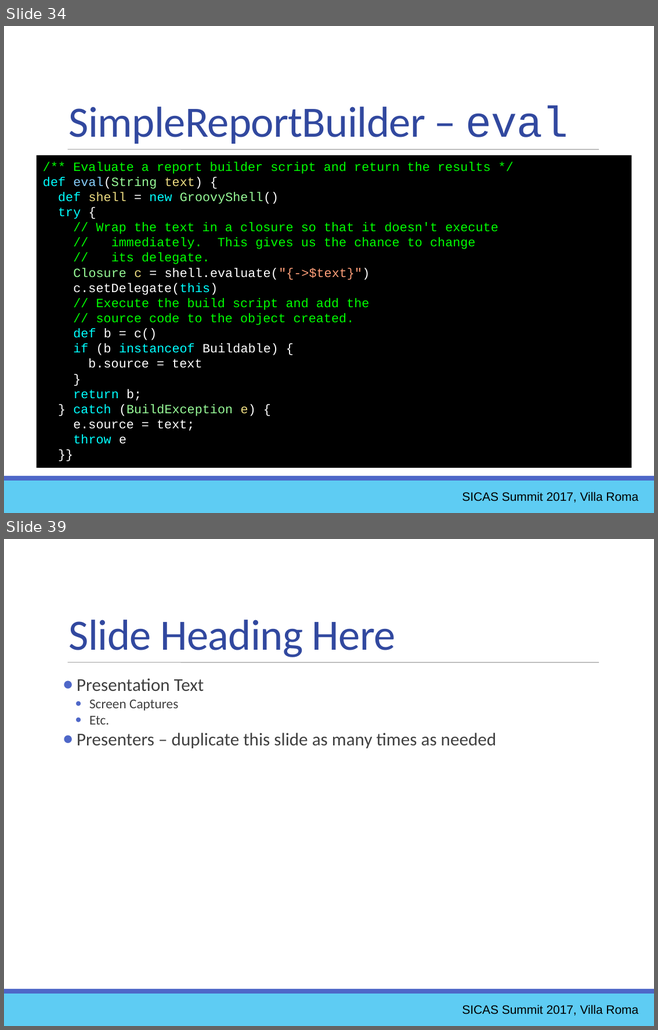
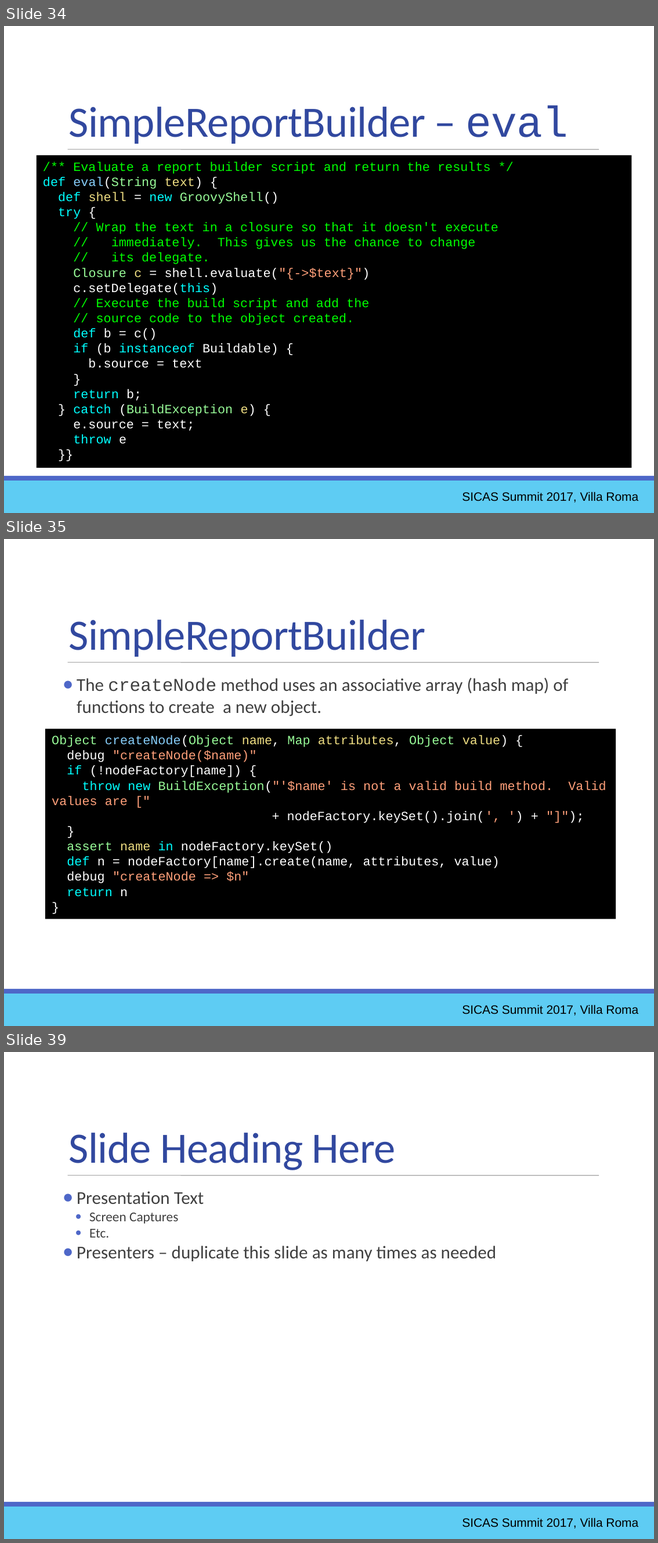
Before and after one commit to ewcole/simple_report, a slide deck: docs/SICAS_2017/Cole_Drop-In Reporting with Groovy.pptx. Shown one above the other, each under a label of ours: slides 34 and 39 before the commit, slides 34, 35 and 39 after it; the slides between them are not shown. The pictures are 658x1030 and 658x1543 pixels, drawn with LibreOffice and Linux fonts; fonts in the diff are those of the drawing. Boxes give left, top, right and bottom in pixels: in the first picture for what was removed or moved away, otherwise in the second. Text is boxed around its words. In the diff, an @@ line names an element or a change of style, - is before the commit and + after.

```diff
--- a/docs/SICAS_2017/Cole_Drop-In Reporting with Groovy.pptx
+++ b/docs/SICAS_2017/Cole_Drop-In Reporting with Groovy.pptx
@@ slide 35 added at bbox=[4, 539, 654, 1026], background #FFFFFF; not listed: 3 template elements that a slide beside it also shows @@
@@ text added at bbox=[69, 620, 425, 657], 48 pt, text #31489F @@
+SimpleReportBuilder
@@ text added at bbox=[76, 678, 568, 716], 20 pt, text #404040 @@
+● The createNode method uses an associative array (hash map) of functions to create a new object.
@@ rectangle added at bbox=[46, 729, 616, 919], fill #000000, 14 pt, text #FFFFFF @@
+Object createNode(Object name, Map attributes, Object value) {
+debug "createNode($name)"
+if (!nodeFactory[name]) {
+throw new BuildException("'$name' is not a valid build method. Valid values are ["
++ nodeFactory.keySet().join(', ') + "]");
+}
+assert name in nodeFactory.keySet()
+def n = nodeFactory[name].create(name, attributes, value)
+debug "createNode => $n"
+return n
+}
@@ text added at bbox=[462, 1005, 638, 1016], 13.5 pt, text #000000 @@
+SICAS Summit 2017, Villa Roma
```
Also in this commit, not shown: 4 slides changed, 1 other slide added, 2 slides removed, 2 other files.
